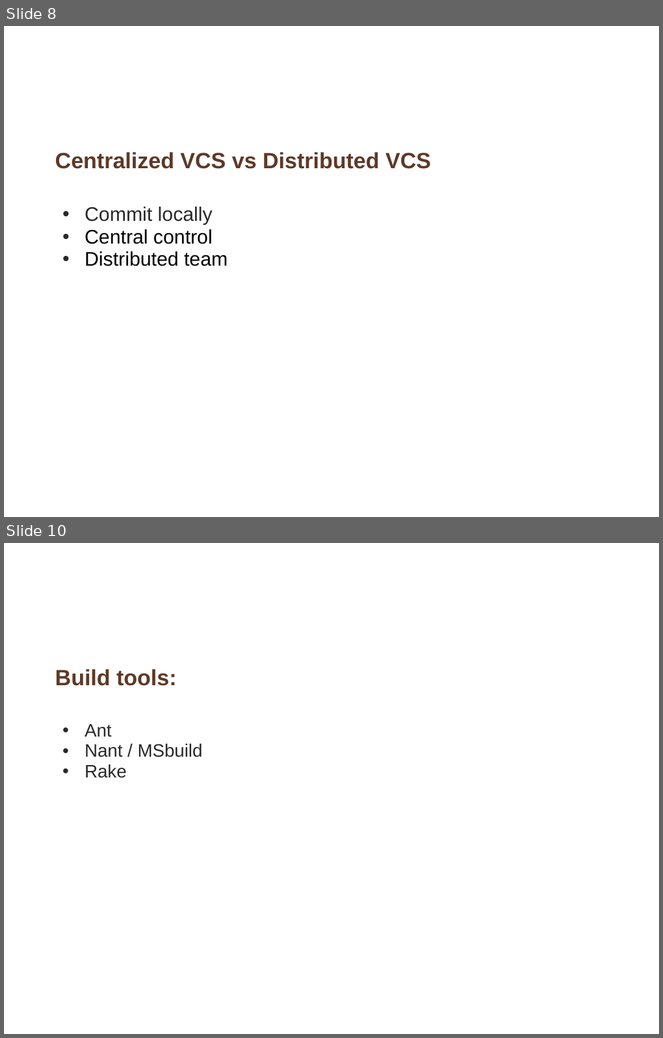
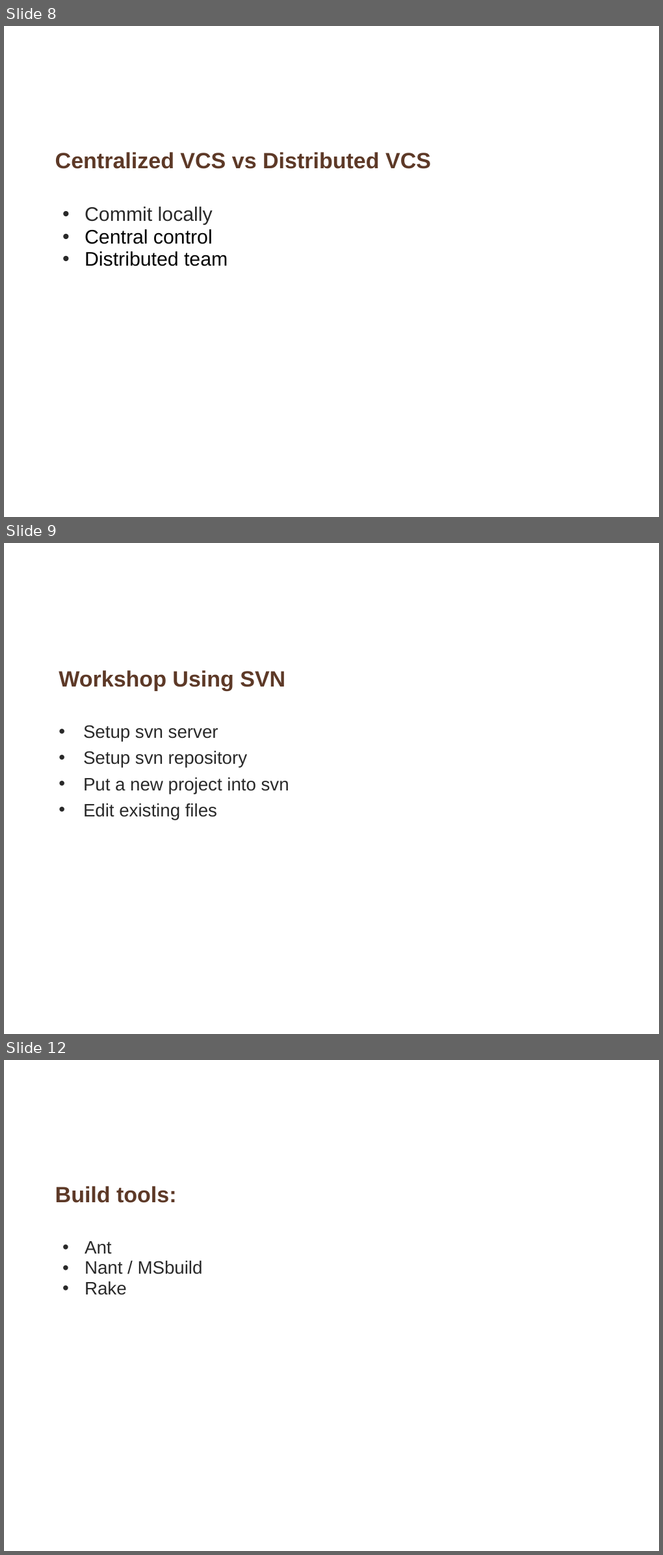
Before and after one commit to whimet/cruisetraining, a slide deck: Preparation_For_CI_And_Cruise_Installation.ppt. Shown one above the other, each under a label of ours: slides 8 and 10 before the commit, slides 8, 9 and 12 after it; the slides between them are not shown. The pictures are 663x1038 and 663x1555 pixels, drawn with LibreOffice and Linux fonts; fonts in the diff are those of the drawing; background and template pictures are left out. Boxes give left, top, right and bottom in pixels: in the first picture for what was removed or moved away, otherwise in the second. Text is boxed around its words. In the diff, an @@ line names an element or a change of style, - is before the commit and + after.

```diff
--- a/Preparation_For_CI_And_Cruise_Installation.ppt
+++ b/Preparation_For_CI_And_Cruise_Installation.ppt
@@ slide 9 added at [4, 543, 659, 1034], background picture (left out) @@
@@ title added at [59, 670, 285, 691], 27 pt, text #5D3927, bold @@
+Workshop Using SVN
@@ text added at [83, 725, 289, 820], 22 pt, text #292929 @@
+• Setup svn server
+• Setup svn repository
+• Put a new project into svn
+• Edit existing files
@@ what was slide 10 is now slide 12 @@
```
Also in this commit, not shown: 4 slides changed, 1 other slide added, 1 other file.
